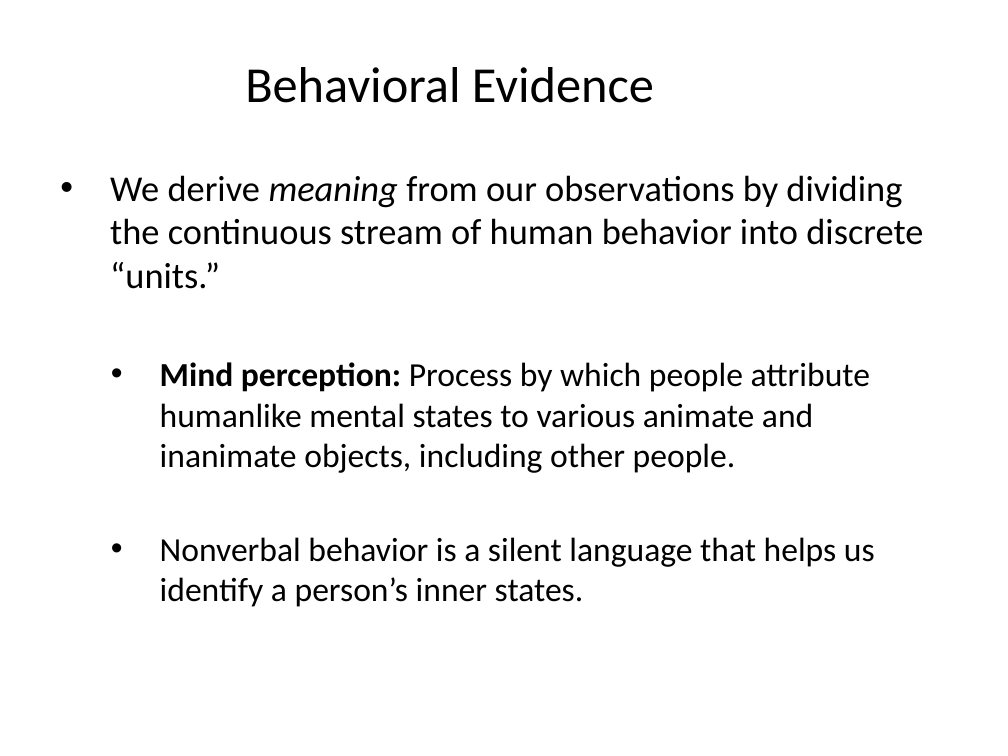
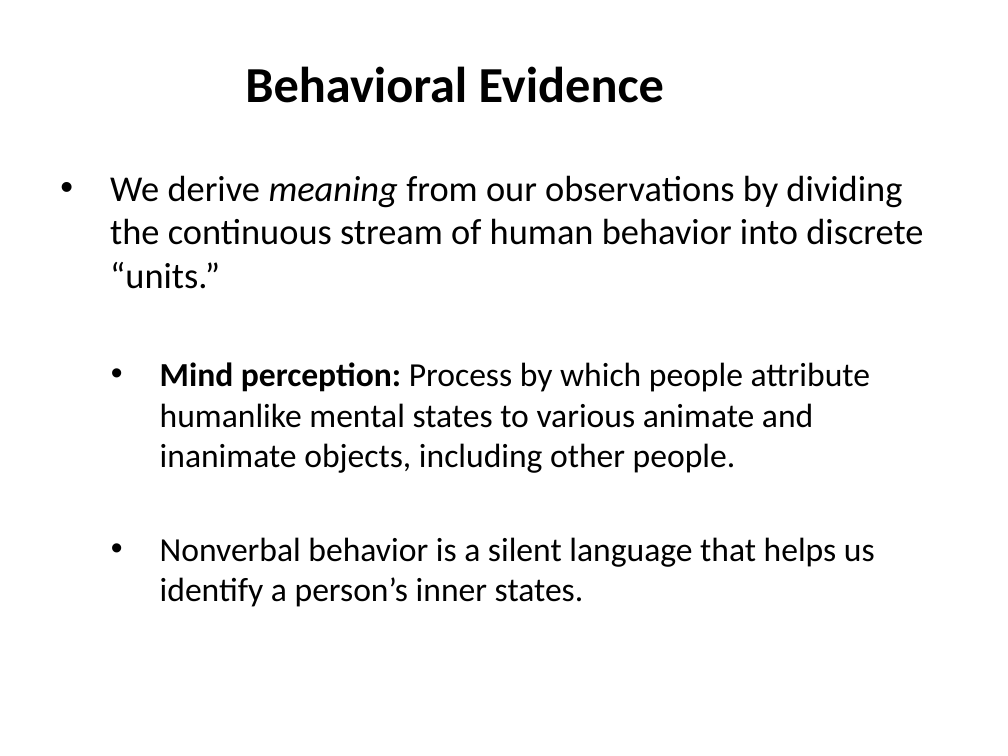
Before and after one commit to npm27/Teaching-Materials, a slide deck: slide 7 of Social Psych/Slides/5 Percieving Persons.pptx (slide 9 before the commit). Drawn at 1008x756 pixels with LibreOffice and Linux fonts; fonts in the diff are those of the drawing. Boxes give left, top, right and bottom in pixels: in the first picture for what was removed or moved away, otherwise in the second. Text is boxed around its words. In the diff, an @@ line names an element or a change of style, - is before the commit and + after.

```diff
--- a/Social Psych/Slides/5 Percieving Persons.pptx
+++ b/Social Psych/Slides/5 Percieving Persons.pptx
@@ title "Behavioral Evidence" at [245,66,664,103]: bold on @@
```
Also in this commit, not shown: 9 other slides changed, 1 slide added, 8 slides removed, 1 other file.
